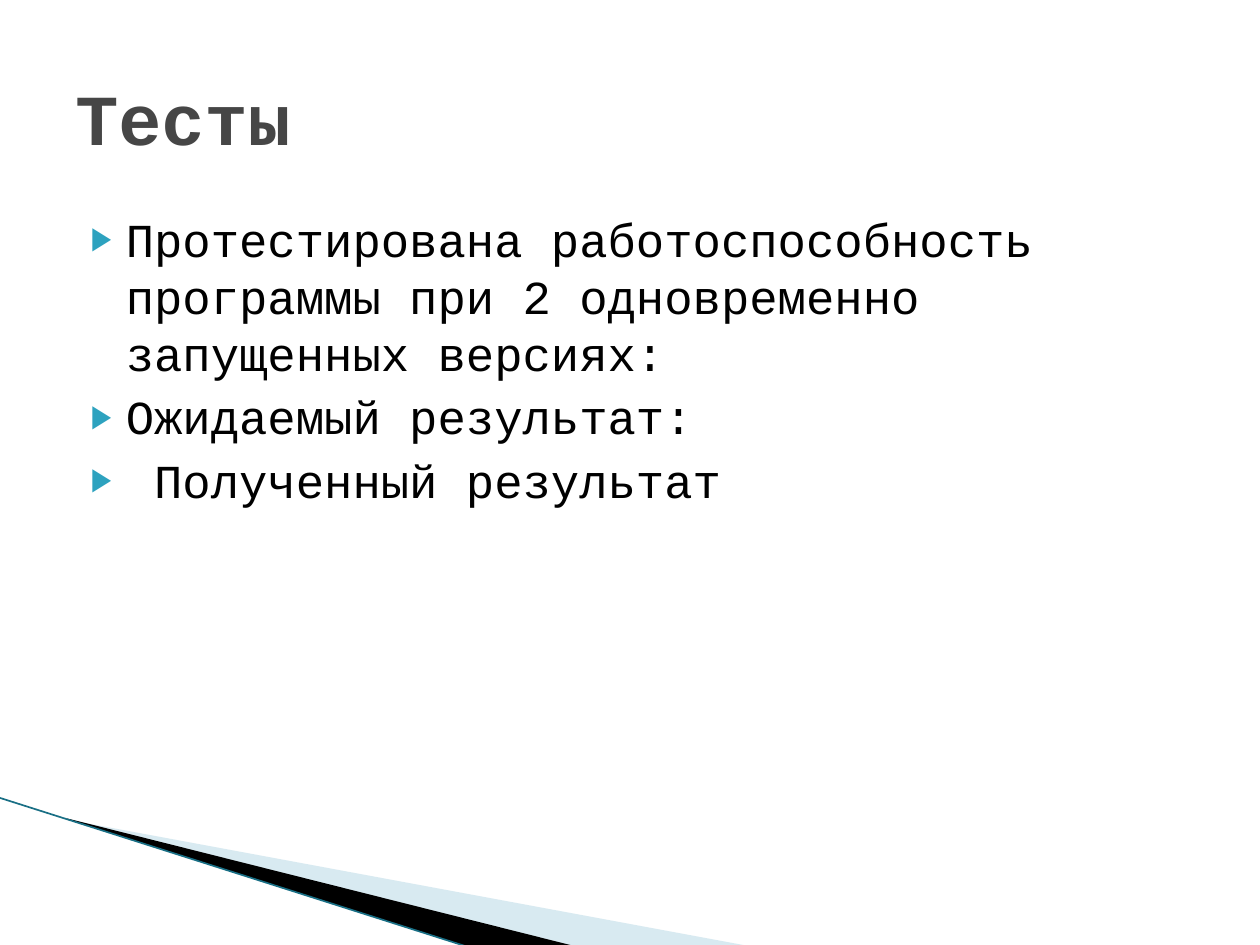
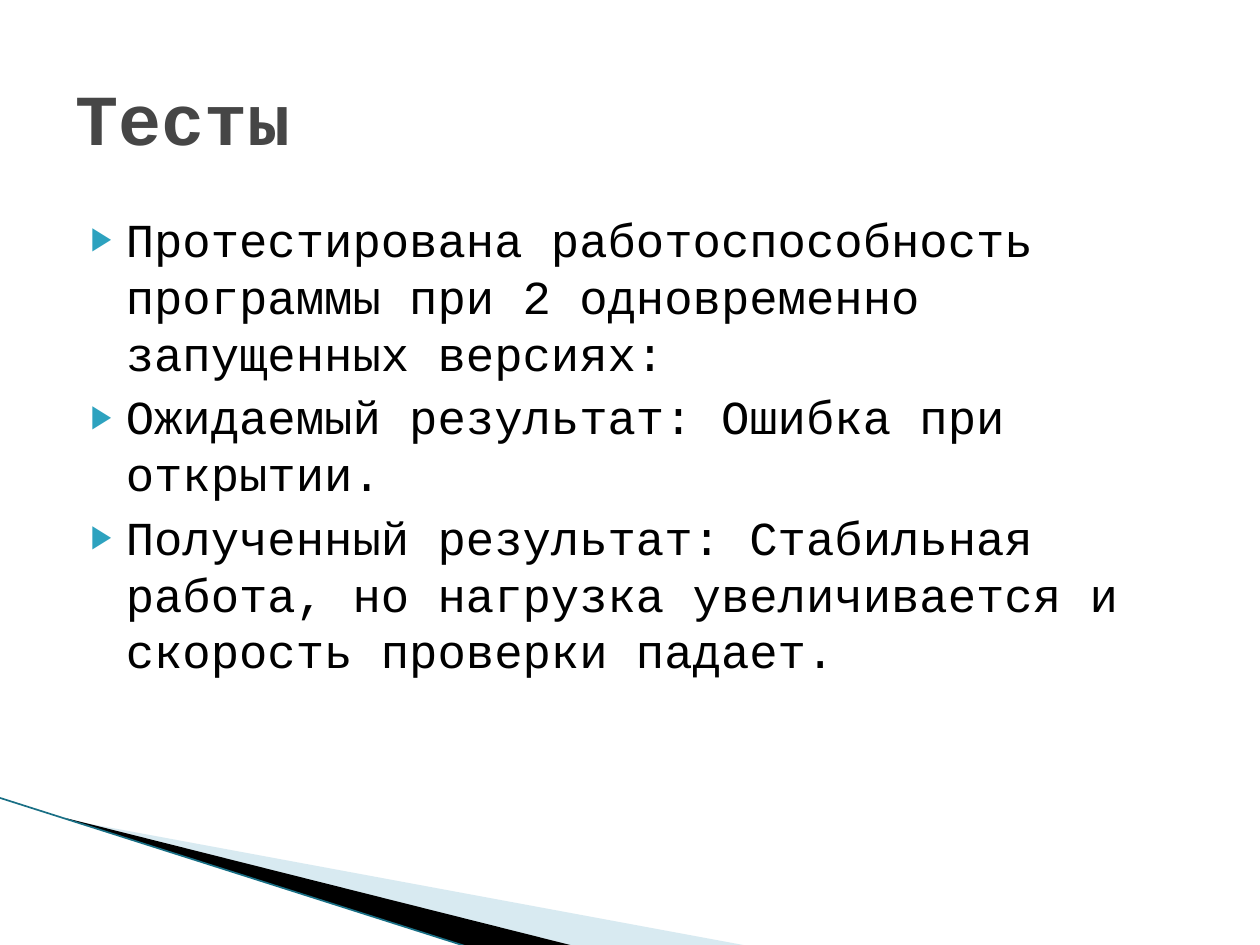
Before and after one commit to Course-and-Co/Excel-and-Cisharp, a slide deck: slide 9 of Презентация.pptx. Drawn at 1260x945 pixels with LibreOffice and Linux fonts; fonts in the diff are those of the drawing; background and template pictures are left out. Boxes give left, top, right and bottom in pixels: in the first picture for what was removed or moved away, otherwise in the second. Text is boxed around its words. In the diff, an @@ line names an element or a change of style, - is before the commit and + after.

```diff
--- a/Презентация.pptx
+++ b/Презентация.pptx
@@ text at bbox=[126, 401, 1118, 678]: text changed @@
-▶ Ожидаемый результат:
-▶ Полученный результат
+▶ Ожидаемый результат: Ошибка при открытии.
+▶ Полученный результат: Стабильная работа, но нагрузка увеличивается и скорость проверки падает.
```
Also in this commit, not shown: 1 other slide changed.
